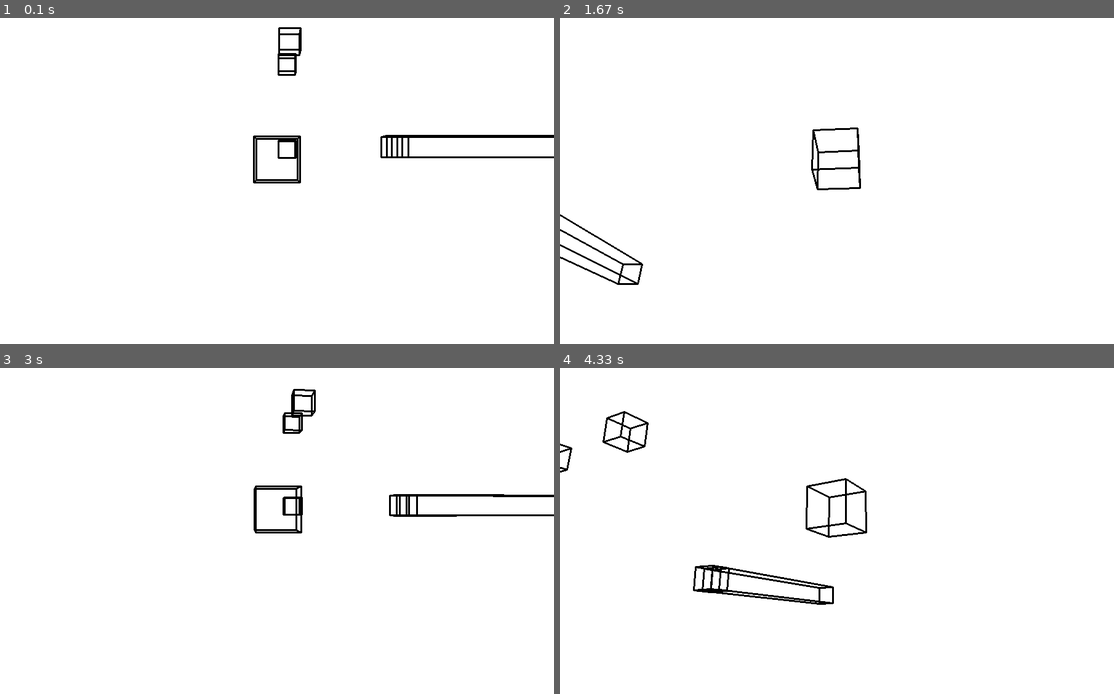
Above: before the commit, frames 1-4 (two rows, left to right).
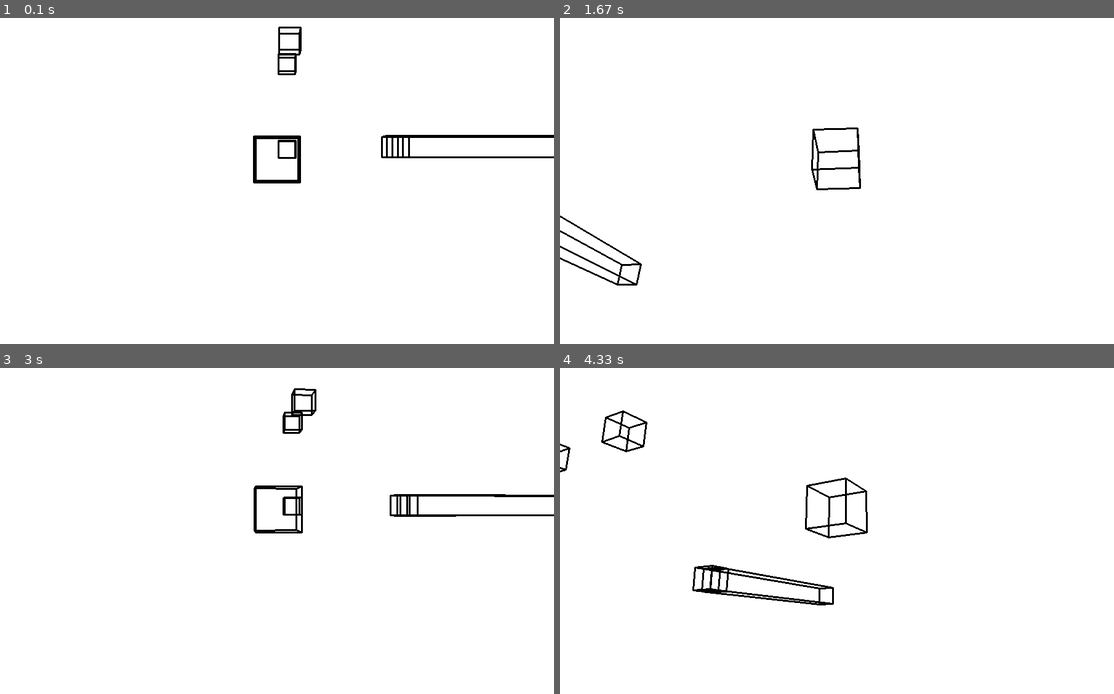
Above: after the commit, the same moments.

Repository: 2Amateurs/Pygame3D
Game: pygame game, started from v0.17.py
Same seed, same stepped clock (60 frames per second), same inputs: the game is played once before the commit and once after it.
Inputs:
- Up to frame 1 (0.1 s): no input
- Up to frame 2 (1.67 s): hold Right 0.33-0.8 s; hold Up 0.83-1.13 s; hold W 0.83-1.13 s; hold Right 1.17-1.63 s; hold D 1.17-1.63 s
- Up to frame 3 (3 s): hold Left 1.67-2.2 s; hold A 1.67-2.2 s; tap E at 1.82 s; hold Down 2.23-2.53 s; hold S 2.23-2.53 s; hold Left 2.57-2.97 s; hold A 2.57-2.97 s
- Up to frame 4 (4.33 s): hold Up 3-3.37 s; hold W 3-3.37 s; tap E at 3.15 s; hold Right 3.4-4.03 s; hold D 3.4-4.03 s; hold Down from 4.07 s (still down); hold S from 4.07 s (still down)

The runs differ from the first frame. In frame 1, 0.2% of the frame differs, in the area x 46-74%, y 2-51%; in frame 2, 0.4%; in frame 3, 0.2%; in frame 4, 0.7%, in the area x 0-56%, y 13-73%.

Commit message:
Add files via upload

Diff:
--- /dev/null
+++ b/playerClass.py
@@ -0,0 +1,23 @@
+import pygame, sys
+import math
+import pygame3D as py3D
+
+class playerObject:
+    def __init__(self):
+        self.hitbox = py3D.cuboid(0, 0, 0, 10, 10, 10, "player")
+        self.line1 = py3D.cuboid(0, 0, 0, 2, 0, 0, "player")
+        self.line2 = py3D.cuboid(0, 0, 0, 1.5, 0, 0, "player")
+        self.line3 = py3D.cuboid(0, 0, 0, 1.5, 0, 0, "player")
+        self.line4 = py3D.cuboid(0, 0, 0, 1, 0, 0, "player")
+        self.line5 = py3D.cuboid(0, 0, 0, 1, 0, 0, "player")
+        self.eye1 = py3D.cuboid(0, 0, 0, 2, 2, 0, "player")
+        self.eye2 = py3D.cuboid(0, 0, 0, 2, 2, 0, "player")
+    def setPose(self, x, y, z):
+        self.hitbox.setPose(x, y, z)
+        self.line1.setPose(x, y-3, z-5)
+        self.line2.setPose(x-1.75, y-2.8, z-5)
+        self.line3.setPose(x+1.75, y-2.8, z-5)
+        self.line4.setPose(x-2.5, y-2.55, z-5)
+        self.line5.setPose(x+2.5, y-2.55, z-5)
+        self.eye1.setPose(x-2, y+2, z-5)
+        self.eye2.setPose(x+2, y+2, z-5)
--- a/pygame3D.py
+++ b/pygame3D.py
@@ -37,21 +37,17 @@
     terrain = 2
     enemy = 3
 class point:
-    def __init__(self, x, y, z):
+    def __init__(self, x, y, z, parent):
         self.x = x
         self.y = y
         self.z = z
         self.xRelative = 0
         self.yRelative = 0
         self.zRelative = 0
-        self.yPitchVector = 0
-        self.zPitchVector = 0
-        self.yawHypotenuse = 0
-        self.adjacent = 0
-        self.xProjected = 0
-        self.yProjected = 0
-        self.thetaPitch = 0
-        self.thetaYaw = 0
+        self.rotationValues = [0, 0, 0, 0] #1: x 2: z 3: z 4: y
+        self.myParent = parent
+        self.myParent.pointRegistry.append(self)
+        self.myIndex = len(self.myParent.pointRegistry)-1
     def update(self):
        self.xRelative = self.x-renderData.camX
        self.yRelative = self.y-renderData.camY
@@ -67,26 +63,19 @@
         else:
             return value/abs(value)
     def rotateAroundCam(self, pitch, yaw):
-        self.yPitchVector = self.yRelative * math.cos(pitch)
-        self.zPitchVector = self.yRelative * math.sin(pitch)
-        self.yawHypotenuse = math.sqrt((self.xRelative**2)+(self.zRelative**2)) * self.mult(self.zRelative)
-        if self.zRelative == 0:
-            self.thetaYaw = 1.5708
-        else:
-            self.thetaYaw = math.atan(self.xRelative/self.zRelative) + yaw
-        self.adjacent = self.yawHypotenuse * math.cos(self.thetaYaw)
-        self.thetaPitch = pitch + 1.5708
-        self.xRelative = self.yawHypotenuse * math.sin(self.thetaYaw)
-        self.yRelative = self.adjacent * math.cos(self.thetaPitch) + self.yPitchVector
-        self.zRelative = self.adjacent * math.sin(self.thetaPitch) + self.zPitchVector
+        self.rotationValues[0] = self.xRelative*math.cos(-yaw) - self.zRelative*math.sin(-yaw)
+        self.rotationValues[1] = self.xRelative*math.sin(-yaw) + self.zRelative*math.cos(-yaw)
+        self.rotationValues[2] = self.rotationValues[1]*math.cos(-pitch) - self.yRelative*math.sin(-pitch)
+        self.rotationValues[3]  = self.rotationValues[1]*math.sin(-pitch) + self.yRelative*math.cos(-pitch)
+        self.xRelative = self.rotationValues[0]
+        self.yRelative = self.rotationValues[3]
+        self.zRelative = self.rotationValues[2]
         return self
     def projectTo2D(self):
-        if self.zRelative <= 1:#A temporary solution that I need to fix
-            self.xProjected = 0#None
-            self.yProjected = 0#None
-        else:
-            self.xProjected = renderData.screenWidth/2 + (renderData.viewbox*self.xRelative)/((self.zRelative+1)*renderData.FOVconst)
-            self.yProjected = renderData.screenHeight/2 - (renderData.viewbox*self.yRelative)/((self.zRelative+1)*renderData.FOVconst)
+        self.xProjected = renderData.screenWidth/2 + (renderData.viewbox*self.xRelative)/((self.zRelative)*renderData.FOVconst)
+        self.yProjected = renderData.screenHeight/2 - (renderData.viewbox*self.yRelative)/((self.zRelative)*renderData.FOVconst)
+        if self.zRelative < 0:
+            self.xProjected = None
 class cuboidRegistry:
     def __init__(self):
         self.registry = []
@@ -108,14 +97,15 @@
         self.width = width
         self.height = height
         self.depth = depth
-        self.point1 = point(0, 0, 0)
-        self.point2 = point(0, 0, 0)
-        self.point3 = point(0, 0, 0)
-        self.point4 = point(0, 0, 0)
-        self.point5 = point(0, 0, 0)
-        self.point6 = point(0, 0, 0)
-        self.point7 = point(0, 0, 0)
-        self.point8 = point(0, 0, 0)
+        self.pointRegistry = []
+        self.point1 = point(0, 0, 0, self)#passes the self parameter so each point can easily access the parent object
+        self.point2 = point(0, 0, 0, self)
+        self.point3 = point(0, 0, 0, self)
+        self.point4 = point(0, 0, 0, self)
+        self.point5 = point(0, 0, 0, self)
+        self.point6 = point(0, 0, 0, self)
+        self.point7 = point(0, 0, 0, self)
+        self.point8 = point(0, 0, 0, self)
         self.setPoints()
         self.objectType = objectType
         cuboidRegistry.registry.append(self)
@@ -124,29 +114,34 @@
         self.y = y
         self.z = z
         self.setPoints()
+    def setupDisplay(self):
+        for item in self.pointRegistry:
+            item.update().rotateAroundCam(renderData.pitch, renderData.yaw).projectTo2D()
+    def drawLine(self, x1, y1, x2, y2, color):
+        if not((x1 == None) or (x2 == None)):
+            pygame.draw.line(renderData.screen, color, (x1, y1), (x2, y2), 3)
     def display(self, color):
-        self.point1.update().rotateAroundCam(renderData.pitch, renderData.yaw,).projectTo2D()
-        self.point2.update().rotateAroundCam(renderData.pitch, renderData.yaw,).projectTo2D()
-        self.point3.update().rotateAroundCam(renderData.pitch, renderData.yaw,).projectTo2D()
-        self.point4.update().rotateAroundCam(renderData.pitch, renderData.yaw,).projectTo2D()
-        self.point5.update().rotateAroundCam(renderData.pitch, renderData.yaw,).projectTo2D()
-        self.point6.update().rotateAroundCam(renderData.pitch, renderData.yaw,).projectTo2D()
-        self.point7.update().rotateAroundCam(renderData.pitch, renderData.yaw,).projectTo2D()
-        self.point8.update().rotateAroundCam(renderData.pitch, renderData.yaw,).projectTo2D()
-        pygame.draw.line(renderData.screen, color, (self.point1.xProjected, self.point1.yProjected), (self.point2.xProjected, self.point2.yProjected), 3)
-        pygame.draw.line(renderData.screen, color, (self.point2.xProjected, self.point2.yProjected), (self.point3.xProjected, self.point3.yProjected), 3)
-        pygame.draw.line(renderData.screen, color, (self.point3.xProjected, self.point3.yProjected), (self.point4.xProjected, self.point4.yProjected), 3)
-        pygame.draw.line(renderData.screen, color, (self.point4.xProjected, self.point4.yProjected), (self.point1.xProjected, self.point1.yProjected), 3)
-        pygame.draw.line(renderData.screen, color, (self.point5.xProjected, self.point5.yProjected), (self.point6.xProjected, self.point6.yProjected), 3)
-        pygame.draw.line(renderData.screen, color, (self.point6.xProjected, self.point6.yProjected), (self.point7.xProjected, self.point7.yProjected), 3)
-        pygame.draw.line(renderData.screen, color, (self.point7.xProjected, self.point7.yProjected), (self.point8.xProjected, self.point8.yProjected), 3)
-        pygame.draw.line(renderData.screen, color, (self.point8.xProjected, self.point8.yProjected), (self.point5.xProjected, self.point5.yProjected), 3)
-        pygame.draw.line(renderData.screen, color, (self.point1.xProjected, self.point1.yProjected), (self.point5.xProjected, self.point5.yProjected), 3)
-        pygame.draw.line(renderData.screen, color, (self.point2.xProjected, self.point2.yProjected), (self.point6.xProjected, self.point6.yProjected), 3)
-        pygame.draw.line(renderData.screen, color, (self.point3.xProjected, self.point3.yProjected), (self.point7.xProjected, self.point7.yProjected), 3)
-        pygame.draw.line(renderData.screen, color, (self.point4.xProjected, self.point4.yProjected), (self.point8.xProjected, self.point8.yProjected), 3)
+        self.drawLine(self.point1.xProjected, self.point1.yProjected, self.point2.xProjected, self.point2.yProjected, color)
+        self.drawLine(self.point2.xProjected, self.point2.yProjected, self.point3.xProjected, self.point3.yProjected, color)
+        self.drawLine(self.point3.xProjected, self.point3.yProjected, self.point4.xProjected, self.point4.yProjected, color)
+        self.drawLine(self.point4.xProjected, self.point4.yProjected, self.point1.xProjected, self.point1.yProjected, color)
+        self.drawLine(self.point5.xProjected, self.point5.yProjected, self.point6.xProjected, self.point6.yProjected, color)
+        self.drawLine(self.point6.xProjected, self.point6.yProjected, self.point7.xProjected, self.point7.yProjected, color)
+        self.drawLine(self.point7.xProjected, self.point7.yProjected, self.point8.xProjected, self.point8.yProjected, color)
+        self.drawLine(self.point8.xProjected, self.point8.yProjected, self.point5.xProjected, self.point5.yProjected, color)
+        self.drawLine(self.point1.xProjected, self.point1.yProjected, self.point5.xProjected, self.point5.yProjected, color)
+        self.drawLine(self.point2.xProjected, self.point2.yProjected, self.point6.xProjected, self.point6.yProjected, color)
+        self.drawLine(self.point3.xProjected, self.point3.yProjected, self.point7.xProjected, self.point7.yProjected, color)
+        self.drawLine(self.point4.xProjected, self.point4.yProjected, self.point8.xProjected, self.point8.yProjected, color)
     def contact(self, objectX, objectY, objectZ, objectWidth, objectHeight, objectDepth):
         return (objectX + objectWidth/2 > self.x-self.width/2) and (objectX - objectWidth/2 < self.x+self.width/2) and  …(207 unchanged characters)…
+def touching(hitbox):
+    touching = False
+    for item in cuboidRegistry.registry:
+        if item.contact(hitbox.x, hitbox.y, hitbox.z, hitbox.width, hitbox.height, hitbox.depth) and not (item.objectType == 'player' or item is hitbox):
+            touching = True
+    return touching
 def displayObjects(color, objectType):
     for item in cuboidRegistry.registry:
+        item.setupDisplay()
         item.display(color)
--- /dev/null
+++ b/v0.19.py
@@ -0,0 +1,235 @@
+import pygame, sys
+from pygame.locals import *
+from pygame import mixer
+import math
+import random
+import time
+import enum
+import pygame3D as py3D
+from pygame3D import objectTypes as types
+from random import randint
+from playerClass import playerObject
+
+# Initialize program
+pygame.init()
+py3D.renderData.setFOV(80)
+py3D.renderData.setScreenSize(900, 600)
+py3D.renderData.setViewbox(600)
+
+randomObjs = []
+floor = py3D.cuboid(0, 0, 0, 500, 0, 500, "terrain")
+player = playerObject()
+
+for i in range(50):
+    randomObjs.append(py3D.cuboid(randint(-300, 300), randint(-300, 300), randint(-300, 300), randint(0, 100), randint(0, 100), randint(0, 100), "terrain"))
+
+# Assign FPS a value
+FPS = 60
+FramePerSec = pygame.time.Clock()
+
+# Setting up color objects
+GREEN = (78, 154, 78)
+BLACK = (0, 0, 0)
+WHITE = (255, 255, 255)
+BLUE = (94, 251, 255)
+MULTI_1 = (0, 0, 0)
+MULTI_2 = (0, 0, 0)
+
+#defining game variables
+
+toggledCam = True
+camMult = 1
+
+camX = 0
+camY = 10
+camZ = 0
+
+dying = False
+
+pressed = pygame.key.get_pressed()
+py3D.renderData.update(0,0,0,0,0)
+
+playerX = 0;
+playerY = 50;
+playerZ = 0;
+
+xVel = 0
+yVel = 0
+ZVel = 0
+
+playerWidth = 10
+playerHeight = 10
+playerDepth = 10
+
+contact = False
+ground = False
+
+pitch = 0
+yaw = 0
+
+class State(enum.Enum):
+    setup = 1
+    collideX = 2
+    collideY = 3
+    collideZ = 4
+    display = 5
+    render = 6
+
+state = State.setup
+
+pointX = []
+pointY = []
+
+
+xVel = -5
+yVel = -5
+zVel = -5
+pitchVel = 0
+yawVel  = 0
+
+vectoredVel = [0, 0]
+
+# setting up display
+screen = pygame.display.set_mode((900, 600))
+
+def correctX():
+    global playerX
+    global playerY
+    global playerZ
+    global xVel
+    global yVel
+    global zVel
+    while py3D.touching(player.hitbox):
+        playerX -= 0.1*vectoredVel[0]/abs(vectoredVel[0])
+        player.setPose(playerX, playerY, playerZ)
+    if pressed[pygame.K_SPACE]:
+        vectoredVel[0] = -15*vectoredVel[0]/abs(vectoredVel[0])
+        xVel = vectoredVel[0]
+        yVel = 2
+def correctY():
+    global playerX
+    global playerY
+    global playerZ
+    global yVel
+    global ground
+    while py3D.touching(player.hitbox):
+        playerY -= 0.1*yVel/abs(yVel)
+        player.setPose(playerX, playerY, playerZ)
+    if yVel < 0:
+        ground = True
+    yVel = 0
+def correctZ():
+    global playerX
+    global playerY
+    global playerZ
+    global xVel
+    global yVel
+    global zVel
+    while py3D.touching(player.hitbox):
+        playerZ -= 0.1*vectoredVel[1]/abs(vectoredVel[1])
+        player.setPose(playerX, playerY, playerZ)
+    if pressed[pygame.K_SPACE]:
+        vectoredVel[1] = -15*vectoredVel[1]/abs(vectoredVel[1])
+        zVel = vectoredVel[1]
+        yVel = 2
+
+def displayAll():
+    screen.fill(WHITE)
+    py3D.renderData.update(playerX+100*math.cos(pitch)*math.cos(yaw-1.5708), playerY+100*-math.sin(pitch), playerZ+100*math.cos(pitch)*math.sin(yaw-1.5708), pitch, yaw)
+    py3D.displayObjects(color=BLACK, objectType=(types.player, types.terrain))
+    pygame.display.update()
+def tick():
+    for event in pygame.event.get():
+        if event.type == QUIT:
+            pygame.quit()
+            sys.exit()
+    FramePerSec.tick(FPS)
+# Beginning Game Loop
+while True:
+    pressed = pygame.key.get_pressed()
+    if not dying:
+        if pressed[pygame.K_d]:
+            xVel += 0.2
+        if pressed[pygame.K_a]:
+            xVel -= 0.2
+        if pressed[pygame.K_w]:
+            zVel += 0.2
+        if pressed[pygame.K_s]:
+            zVel -= 0.2
+        if pressed[pygame.K_SPACE] and ground:
+            ground = False
+            yVel = 12
+        if pressed[pygame.K_RIGHT]:
+            yawVel -= 0.007 * camMult
+        if pressed[pygame.K_LEFT]:
+            yawVel += 0.007 * camMult
+        if pressed[pygame.K_UP]:
+            pitchVel += 0.007 * camMult
+        if pressed[pygame.K_DOWN]:
+            pitchVel -= 0.007 * camMult
+
+        if abs(xVel) > 4:
+            xVel = 2*xVel/abs(xVel)
+        if abs(yVel) > 4:
+            yVel = 2*yVel/abs(yVel)
+        if abs(zVel) > 4:
+            zVel = 2*zVel/abs(zVel)
+
+        yawVel *= 0.8
+        pitchVel *= 0.8
+
+    xVel *= 0.8
+    yVel -= 0.1
+    zVel *= 0.9
+
+    vectoredVel[0] = round(xVel * math.cos(yaw) + zVel * math.cos(yaw+1.5708), 5)
+    vectoredVel[1] = round(xVel * math.sin(yaw) + zVel * math.sin(yaw+1.5708), 5)
+
+    py3D.renderData.update(camX, camY, camZ, pitch, yaw)
+
+    playerX += vectoredVel[0]
+    player.setPose(playerX, playerY, playerZ)
+    if py3D.touching(player.hitbox):
+        correctX()
+    playerY += yVel
+    if playerY < -200:
+        if not dying:
+            i = 0
+        i+=0.1
+        dying = True
+        yawVel = 0.01*math.sin(i) + 0.01*i
+        pitchVel = 0.01*math.sin(i) + 0.01*i
+    if playerY < -3750:
+        yawVel = 0
+        pitchVel = 0
+        yaw = math.atan((playerX)/(playerZ))
+        pitch = math.atan((playerY-50)/math.sqrt(playerX**2+playerZ**2)) + 1.5708
+        rectWidth = 0
+        while rectWidth < 900:
+            rectWidth += (905-rectWidth)/20
+            pygame.draw.rect(screen, BLACK, [0, 0, rectWidth, 600])
+            pygame.display.update()
+            tick()
+        time.sleep(2)
+        while abs(51-playerY) > 1.1:
+            playerX += (0-playerX)/30
+            playerY += (50-playerY)/30
+            playerZ += (0-playerZ)/30
+            player.setPose(playerX, playerY, playerZ)
+            displayAll()
+            tick()
+        dying = False
+    player.setPose(playerX, playerY, playerZ)
+    if py3D.touching(player.hitbox):
+        correctY()
+    playerZ += vectoredVel[1]
+    player.setPose(playerX, playerY, playerZ)
+    if py3D.touching(player.hitbox):
+        correctZ()
+
+    player.setPose(playerX, playerY, playerZ)
+
+    yaw += yawVel
+    pitch += pitchVel
+    displayAll()
+    tick()
